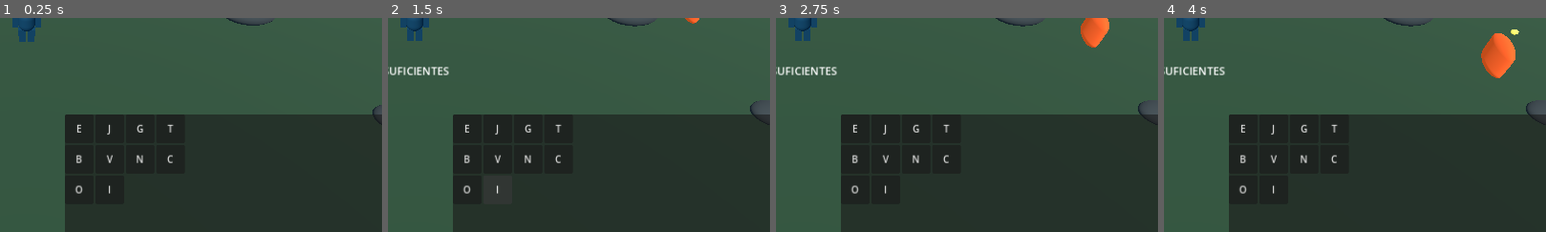
Above: before the commit, frames 1-4 (left to right).
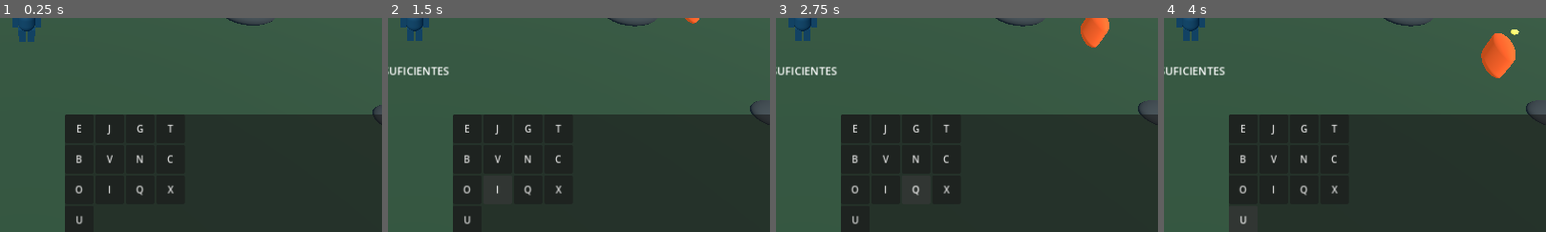
Above: after the commit, the same moments.

Repository: edwjacpinros2012-dev/Titanes-del-Pac-fico-
Game: Godot game, scene res://scenes/main.tscn
Two runs of this game, one before a commit and one after it. Both use one fixed random seed, a clock stepped at 60 frames per second and the inputs below.
Inputs (mouse positions are % of the whole screen's width and height, from its top left):
- Up to frame 1 (0.25 s): no input
- Up to frame 2 (1.5 s): click "O" at 0.5 s; click "I" at 1.25 s
- Up to frame 3 (2.75 s): click (65, 87) at 2 s, where only the run after the commit has a clickable "Q"
- Up to frame 4 (4 s): click (69, 87) at 2.75 s, where only the run after the commit has a clickable "X"; click (57, 95) at 3.5 s, where only the run after the commit has a clickable "U"
The pictures show only the part of the screen within x 46-96%, y 47-97%; the shares and areas given below are measured in that part.

The runs differ from the first frame. In frame 1, 0.2% of the frame differs, in the area x 20-46%, y 78-97%; in frame 2, 0.2%; in frame 3, 0.2%; in frame 4, 0.2%.

Commit message:
Add mobile tactical combat buttons

Diff:
--- a/scripts/platform/platform_input.gd
+++ b/scripts/platform/platform_input.gd
@@ -8,7 +8,8 @@
 	["E", "collect"], ["J", "kaiju_engage"], ["G", "kaiju_retreat"],
 	["T", "evolve_titan"], ["B", "upgrade_base"], ["V", "base_select_next"],
 	["N", "base_upgrade_selected"], ["C", "market_toggle"],
-	["O", "tech_select_next"], ["I", "tech_research"]
+	["O", "tech_select_next"], ["I", "tech_research"],
+	["Q", "tactic_flank"], ["X", "tactic_guard"], ["U", "tactic_precision"]
 ]
 
 func _ready() -> void:
